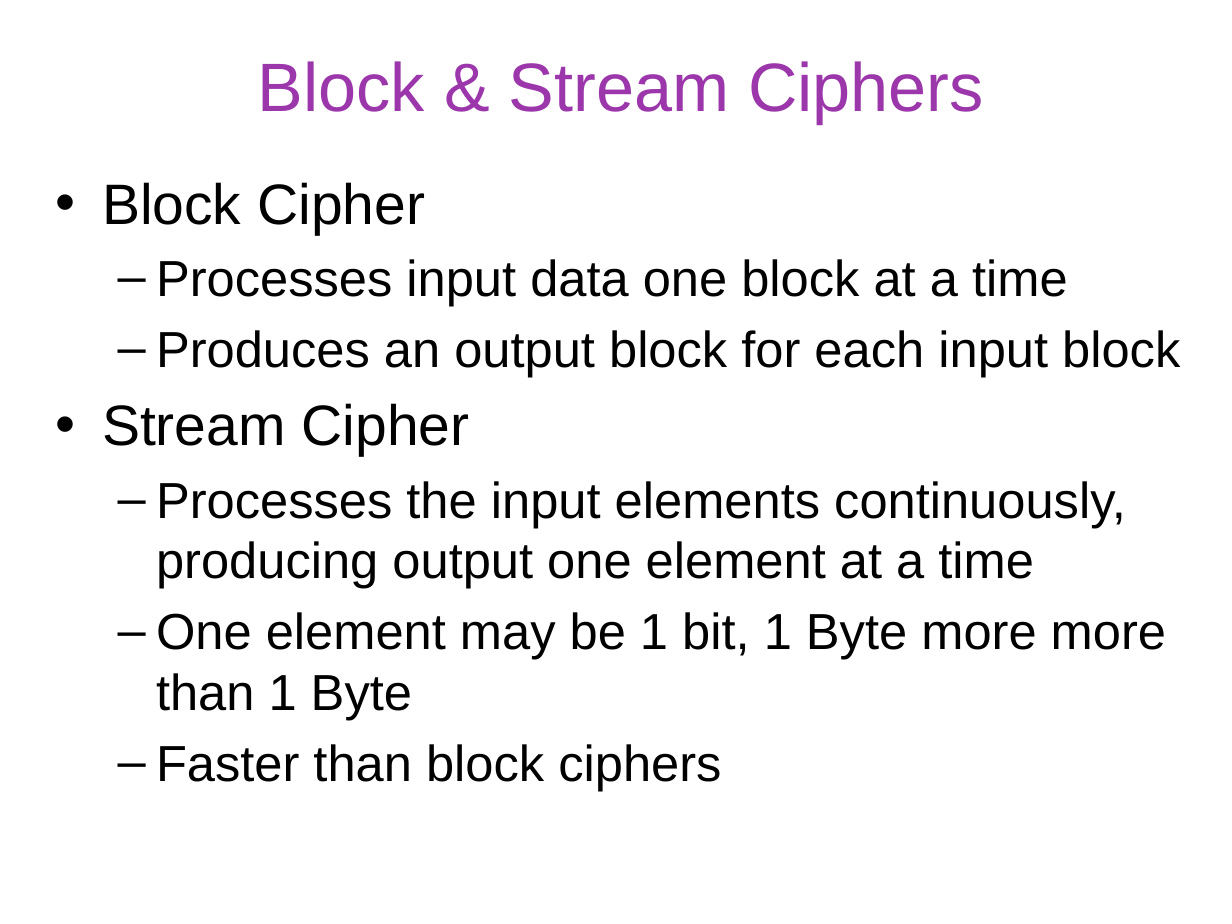
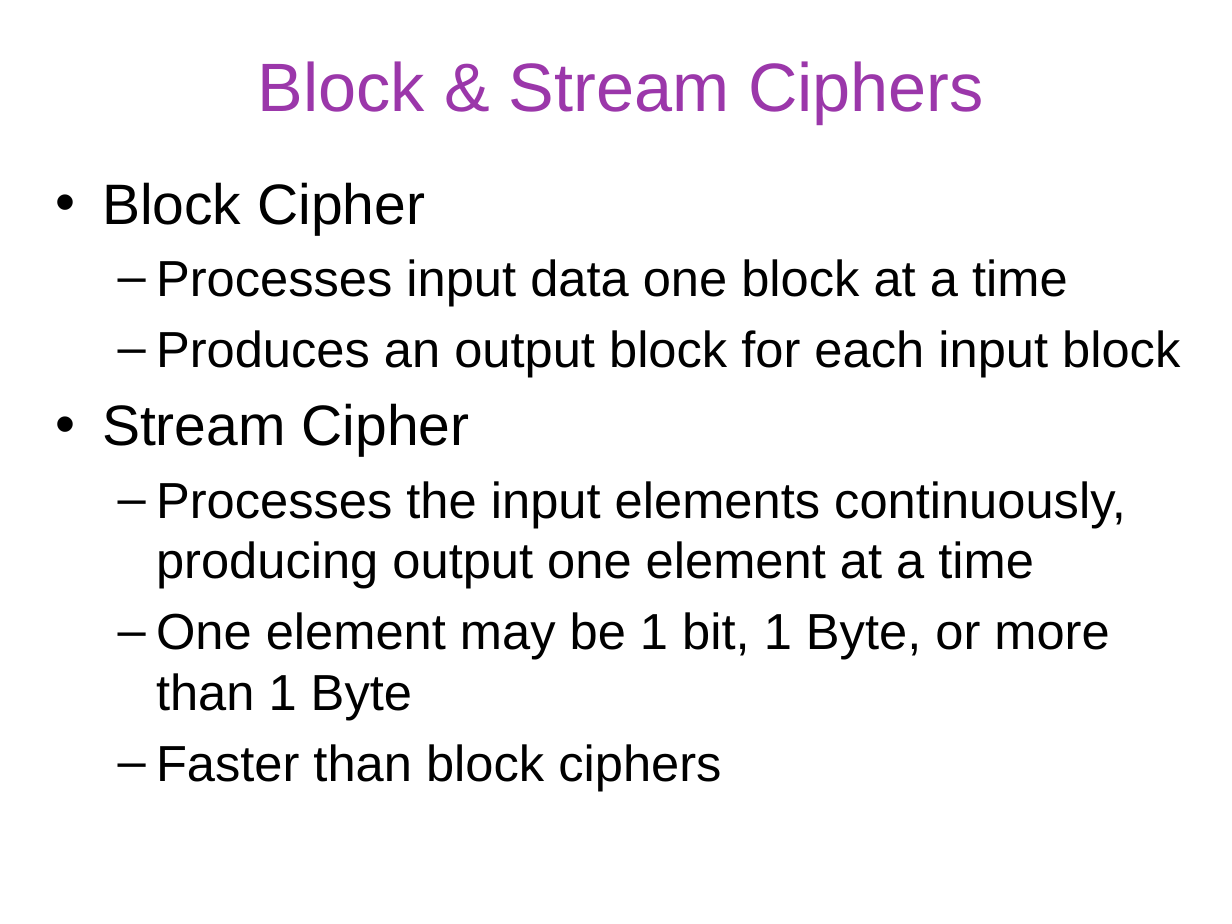
Before and after one commit to gulaoshi/gu.github.io, a slide deck: slide 6 of InfoSec/PPTs/L2-CH02-Cryptograpic Tools.pptx. Drawn at 1232x924 pixels with LibreOffice and Linux fonts; fonts in the diff are those of the drawing. Boxes give left, top, right and bottom in pixels: in the first picture for what was removed or moved away, otherwise in the second. Text is boxed around its words. In the diff, an @@ line names an element or a change of style, - is before the commit and + after.

```diff
--- a/InfoSec/PPTs/L2-CH02-Cryptograpic Tools.pptx
+++ b/InfoSec/PPTs/L2-CH02-Cryptograpic Tools.pptx
@@ text at (x1=156, y1=612, x2=1109, y2=721): text changed @@
-  – One element may be 1 bit, 1 Byte more more than 1 Byte
+  – One element may be 1 bit, 1 Byte, or more than 1 Byte
```
Also in this commit, not shown: 5 other slides changed, 1 slide added, 2 other files.
